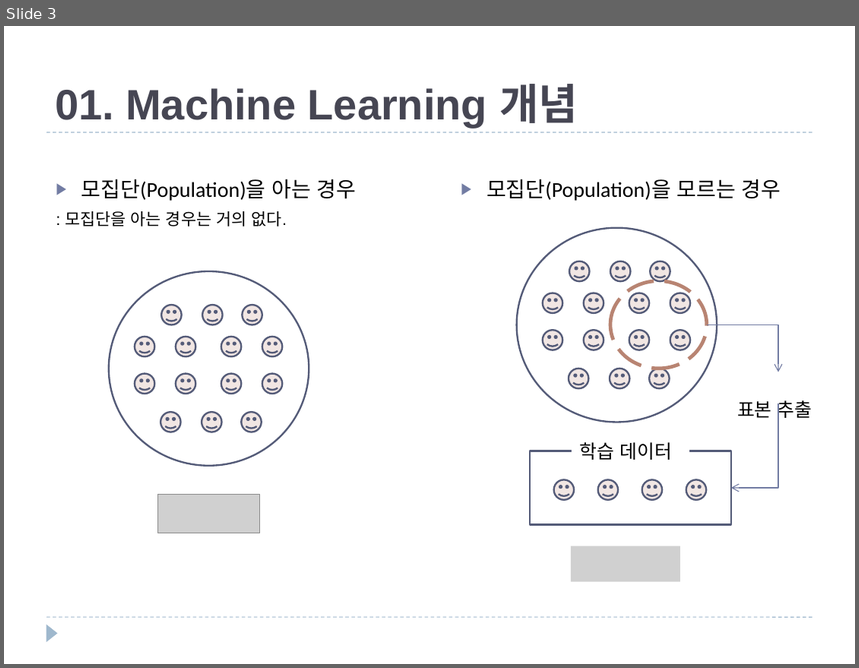
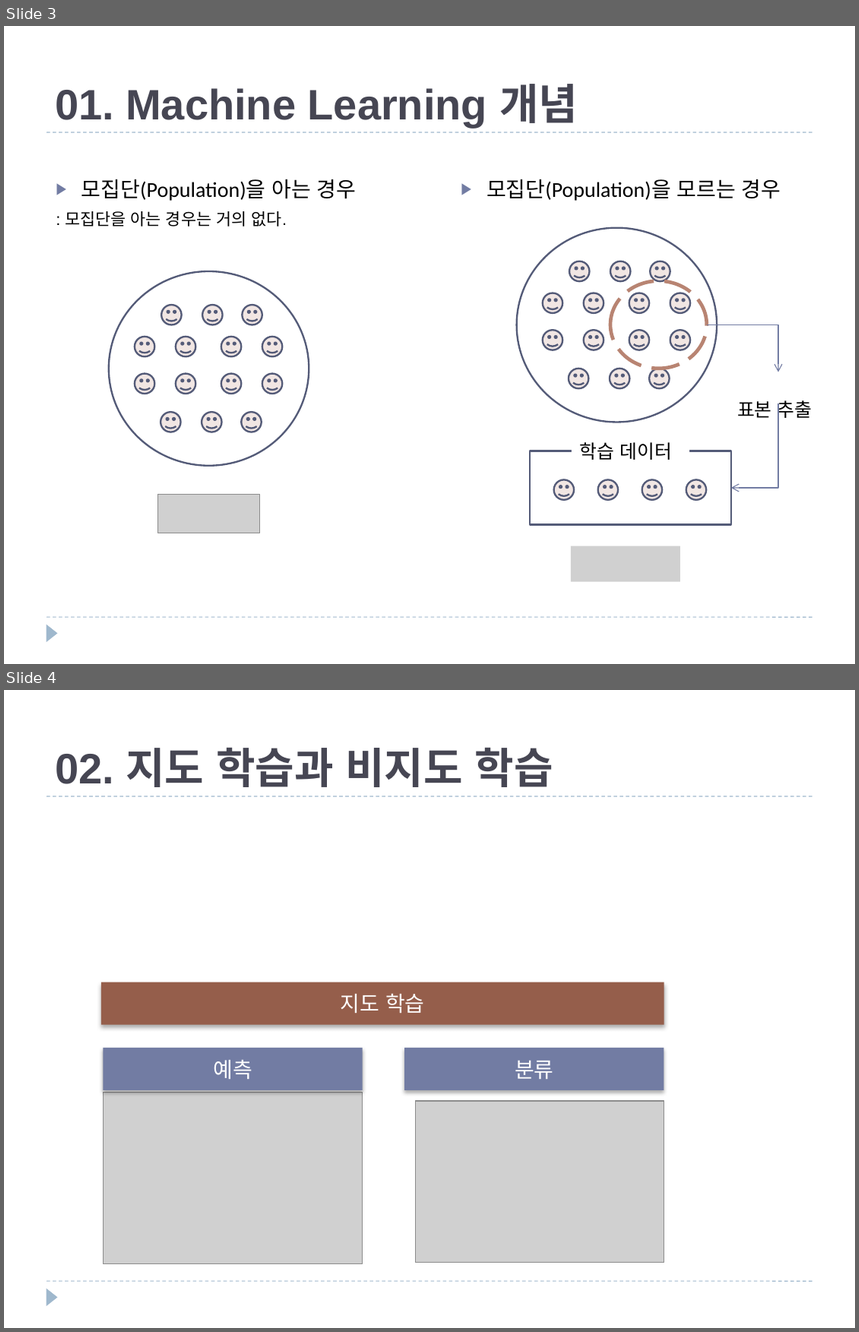
Before and after one commit to JXXA/JXXAGit, a slide deck: Machine Learning 개념과 종류.pptx. Shown one above the other, each under a label of ours: slide 3 before the commit, slides 3 and 4 after it. The pictures are 859x668 and 859x1332 pixels, drawn with LibreOffice and Linux fonts; fonts in the diff are those of the drawing; grey boxes stand for pictures. Boxes give left, top, right and bottom in pixels: in the first picture for what was removed or moved away, otherwise in the second. Text is boxed around its words. In the diff, an @@ line names an element or a change of style, - is before the commit and + after.

```diff
--- a/Machine Learning 개념과 종류.pptx
+++ b/Machine Learning 개념과 종류.pptx
@@ slide 4 added at (x1=4, y1=690, x2=855, y2=1328), background #FFFFFF; not listed: 3 template elements that a slide beside it also shows @@
@@ title added at (x1=55, y1=748, x2=553, y2=787), 36 pt, text #464653, bold @@
+02. 지도 학습과 비지도 학습
@@ rectangle added at (x1=101, y1=983, x2=664, y2=1025), fill #955E4B, 18 pt, text #FFFFFF @@
+지도 학습
@@ rectangle added at (x1=103, y1=1047, x2=363, y2=1090), fill #727CA3, 18 pt, text #FFFFFF @@
+예측
@@ rectangle added at (x1=405, y1=1047, x2=664, y2=1090), fill #727CA3, 18 pt, text #FFFFFF @@
+분류
@@ picture added at (x1=103, y1=1093, x2=363, y2=1265) @@
@@ picture added at (x1=415, y1=1101, x2=664, y2=1263) @@
```
Also in this commit, not shown: 4 other slides added.
